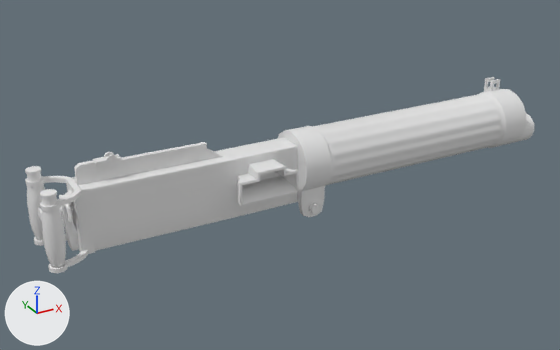
Renders of the FBX model Assets/Meshes/Export/vickersGunBarrel.fbx from each side of a commit.
Rendered twice from a camera (50 mm lens) standing at (-0.7, -1.052, 0.504) and looking at (-0.106, 0.027, -0.035). Arrows for +X, +Y and +Z are at lower left; the lights stay in place. The first picture is the older version. Where no turn or scale is listed for an object, it has been applied to the vertices.
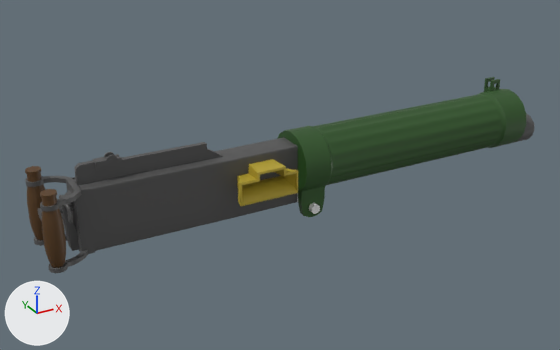
Location of each change, [x1, y1, x2, y2] in pixels of the pictures (560 x 350 px):
'Plane', recoloured (white to dark grey)
    both: [73, 137, 298, 251]
'Plane.003', recoloured (white to brown)
    both: [25, 166, 66, 268]
'Circle', recoloured (white to dark grey)
    both: [25, 176, 95, 273]
'Plane.005', recoloured (white to dark grey)
    both: [513, 113, 534, 143]
part 1 of me_plane_009, recoloured (white to dark green)
    both: [484, 77, 500, 92]
part 2 of me_plane_016, recoloured (white to dark grey)
    both: [93, 152, 122, 170]
part 3 of me_cube_003, recoloured (white to dark green)
    both: [297, 186, 325, 217]
part 4 of me_plane_015, recoloured (white to dark grey)
    both: [74, 142, 223, 185]
part 5 of me_plane_002, reshaped
    both: [277, 130, 307, 193]
part 6 of me_plane_002, recoloured (white to dark green)
    both: [285, 89, 526, 191]
part 7 of me_cube_002, recoloured (white to yellow)
    both: [237, 159, 298, 206]
part 8 of me_plane_017, recoloured (white to dark grey)
    both: [59, 189, 79, 251]

The change, as a list of edits to the scene's bpy script:
```text
Add mat_golden:
    mat_golden = principled_material('Golden')
    mat_golden.base_color = (0.483, 0.368, 0.0329)  # yellow #b9a333
Add mat_olivegreen:
    mat_olivegreen = principled_material('oliveGreen')
    mat_olivegreen.base_color = (0.0241, 0.0864, 0.0152)  # dark green #2b5321
Change me_plane_009:
    remove me_plane_009.from_pydata(...)  # 48 vertices, 50 faces; spans x -0.0684..-0.0479, y 0.0162..0.0362, z 0.0668..0.1014
    add me_plane_009.from_pydata(...)  # 44 vertices, 41 faces; spans x -0.0684..-0.0479, y 0.0162..0.0362, z 0.0668..0.1014
    me_plane_009 part 1: 41 faces spanning x -0.0684..-0.0479, y 0.0162..0.0362, z 0.0668..0.1014 switch from no material to mat_olivegreen (dark green #2b5321)
    edits to the shape of me_plane_009 do not show in these pictures
Change me_plane_014:
    where me_plane_014.from_pydata(...)  # 37 vertices, 36 faces; spans x -0.0378..0.0375, y -0.0277..0.0277, z -0.0277..0.0277
    add me_plane_014.materials.append(mat_metal)  # dark grey #535353
Change me_cube_002:
    remove me_cube_002.from_pydata(...)  # 96 vertices, 96 faces; spans x -0.6484..-0.5439, y -0.0622..-0.0208, z 0.0021..0.0534
    add me_cube_002.from_pydata(...)  # 96 vertices, 88 faces; spans x -0.6484..-0.5439, y -0.0622..-0.0208, z 0.0021..0.0534
    me_cube_002 part 7: 88 faces spanning x -0.6484..-0.5439, y -0.0622..-0.0208, z 0.0021..0.0534 switch from no material to mat_golden (yellow #b9a333)
    edits to the shape of me_cube_002 do not show in these pictures
Change me_circle_001:
    where me_circle_001.from_pydata(...)  # 310 vertices, 316 faces; spans x -0.9467..-0.8733, y -0.0596..0.0596, z -0.0366..0.0683
    add me_circle_001.materials.append(mat_metal)  # dark grey #535353
Change me_plane_012:
    where me_plane_012.from_pydata(...)  # 112 vertices, 102 faces; spans x -0.46..-0.101, y -0.024..0.024, z -0.068..0.035
    add me_plane_012.materials.append(mat_metal)  # dark grey #535353
Change me_plane_013:
    where me_plane_013.from_pydata(...)  # 288 vertices, 264 faces; spans x -0.0121..0.0181, y -0.0616..0.0616, z -0.0592..0.0592
    add me_plane_013.materials.append(mat_wood)  # brown #563a17
Change me_plane_017:
    remove me_plane_017.from_pydata(...)  # 120 vertices, 113 faces; spans x -0.9103..-0.8869, y -0.0096..0.0096, z -0.0353..0.0588
    add me_plane_017.from_pydata(...)  # 120 vertices, 112 faces; spans x -0.9103..-0.8869, y -0.0096..0.0096, z -0.0353..0.0588
    me_plane_017 part 8: 112 faces spanning x -0.9103..-0.8869, y -0.0096..0.0096, z -0.0353..0.0588 switch from no material to mat_metal (dark grey #535353)
    edits to the shape of me_plane_017 do not show in these pictures
Change me_plane_002:
    remove me_plane_002.from_pydata(...)  # 194 vertices, 208 faces; spans x -0.101..0.385, y -0.054..0.054, z -0.054..0.054
    add me_plane_002.from_pydata(...)  # 225 vertices, 224 faces; spans x -0.101..0.385, y -0.054..0.054, z -0.054..0.054
    me_plane_002 part 5
    1 vertex is removed from x -0.101, y 0.0, z 0.0
    16 faces are deleted
    32 vertices are added at x -0.101, y -0.038..0.038, z -0.038..0.038
    32 new faces join them
    me_plane_002 part 6: 192 faces spanning x -0.101..0.385, y -0.054..0.054, z -0.054..0.054 switch from no material to mat_olivegreen (dark green #2b5321)
Change me_plane_015:
    remove me_plane_015.from_pydata(...)  # 42 vertices, 40 faces; spans x -0.883..-0.649, y -0.004..0.004, z 0.066..0.098
    add me_plane_015.from_pydata(...)  # 40 vertices, 34 faces; spans x -0.883..-0.649, y -0.004..0.004, z 0.066..0.098
    me_plane_015 part 4: 34 faces spanning x -0.883..-0.649, y -0.004..0.004, z 0.066..0.098 switch from no material to mat_metal (dark grey #535353)
    edits to the shape of me_plane_015 do not show in these pictures
Change me_cube_003:
    remove me_cube_003.from_pydata(...)  # 40 vertices, 36 faces; spans x 0.0004..0.0461, y -0.0373..0.0373, z -0.0181..0.0377
    add me_cube_003.from_pydata(...)  # 40 vertices, 34 faces; spans x 0.0004..0.0461, y -0.0373..0.0373, z -0.0181..0.0377
    me_cube_003 part 3: 34 faces spanning x 0.0004..0.0461, y -0.0373..0.0373, z -0.0181..0.0377 switch from no material to mat_olivegreen (dark green #2b5321)
    edits to the shape of me_cube_003 do not show in these pictures
Change me_plane_016:
    remove me_plane_016.from_pydata(...)  # 138 vertices, 136 faces; spans x -0.8543..-0.8153, y -0.0079..0.0079, z 0.0877..0.1052
    add me_plane_016.from_pydata(...)  # 113 vertices, 100 faces; spans x -0.8543..-0.8153, y -0.0079..0.0079, z 0.0877..0.1052
    me_plane_016 part 2: 100 faces spanning x -0.8543..-0.8153, y -0.0079..0.0079, z 0.0877..0.1052 switch from no material to mat_metal (dark grey #535353)
    edits to the shape of me_plane_016 do not show in these pictures
```
